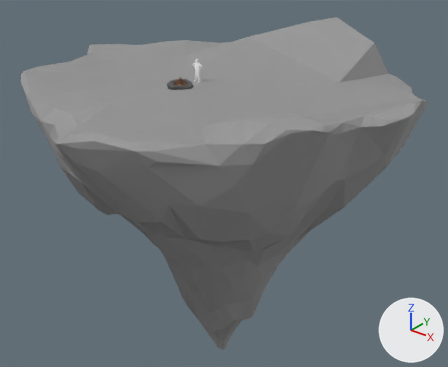
What one commit did to the glTF model pages/assets/gltf/FloatingRockScene.glb.
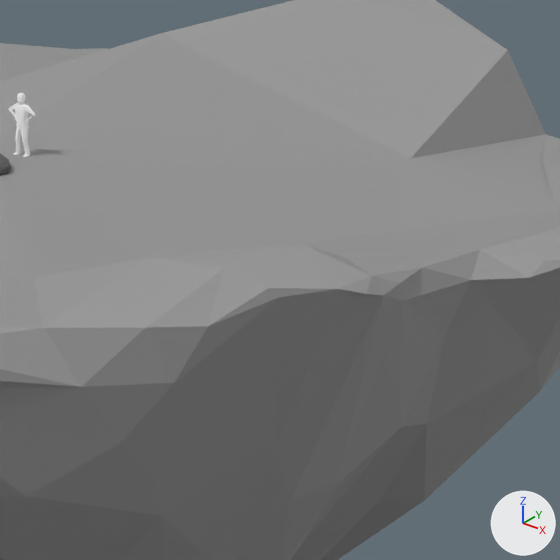
There are two pictures of each version: one whole from a 50 mm lens placed at (42.1, -53.7, 20.7), pointed at (-1.4, 0.6, -13.0), one close up on the part from 42% to 88% of the width and 7% to 62% of the height. The lights are fixed; the arrows at lower right show +X, +Y and +Z. Where no turn or scale is listed for an object, it has been applied to the vertices.

In view in the first close-up: 'Male_Standing_Hips', 'Terrain'.
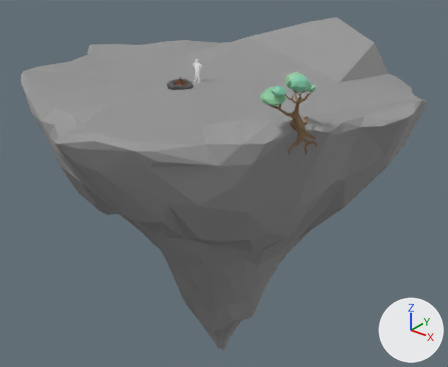
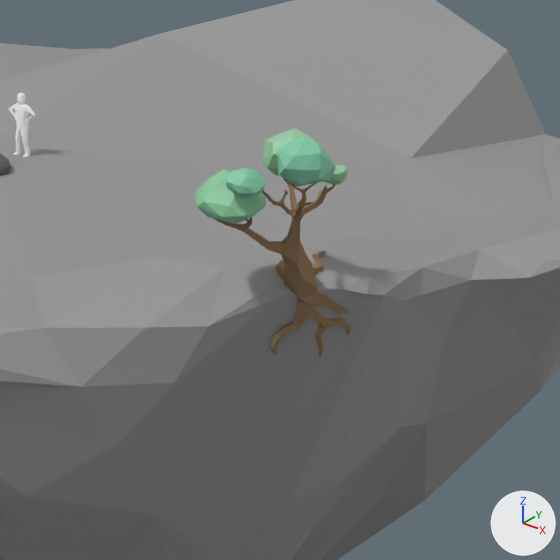
Pixel boxes [x1, y1, x2, y2] of what changed, in the close-ups (560 x 560 px):
'Plane', added (brown): after [215, 178, 351, 356]
'Icosphere', added (green): after [277, 137, 336, 187]
'Icosphere.001', added (green): after [194, 169, 267, 224]
'Icosphere.002', added (green): after [225, 168, 266, 198]
'Icosphere.003', added (green): after [262, 128, 324, 176]
'Icosphere.004', added: after [324, 165, 349, 185]

The change in detail:
Material 'Material.007' (mat_material_007) is new.
Its base color is (0.312, 0.599, 0.369) (green #98cba4).
Material 'Material' (mat_material) is new.
Its base color is (0.222, 0.599, 0.393) (green #82cba8).
Material 'Material.006' (mat_material_006) is new.
Its base color is (0.254, 0.599, 0.334) (green #8acb9c).
Material 'Wood2' (mat_wood2) is new.
Its base color is (0.282, 0.176, 0.0931) (brown #917456).
Its roughness is 1.0.
Mesh me_icosphere_006 is new.
It has 42 vertices, 80 faces and spans x -0.345..0.444, y -0.341..0.326, z -0.382..0.212.
It uses material mat_material_007 (green #98cba4).
Mesh me_icosphere_005 is new.
It has 42 vertices, 80 faces and spans x -0.89..0.99, y -0.96..0.84, z -0.93..0.57.
It uses material mat_material_007 (green #98cba4).
Mesh me_icosphere_004 is new.
It has 34 vertices, 64 faces and spans x -0.548..0.584, y -0.47..0.481, z -0.48..0.372.
It uses material mat_material (green #82cba8).
Mesh me_icosphere_003 is new.
It has 42 vertices, 80 faces and spans x -1.23..0.87, y -1.13..0.82, z -0.97..0.56.
It uses material mat_material_006 (green #8acb9c).
Mesh me_icosphere_002 is new.
It has 26 vertices, 48 faces and spans x 0.25..1.78, y -1.94..0.04, z -0.65..0.74.
It uses material mat_material (green #82cba8).
Mesh me_plane_001 is new.
It has 973 vertices, 1946 faces and spans x -2.28..1.01, y -1.61..2.66, z -4.3..2.18.
It uses material mat_wood2 (brown #917456).
Object 'Icosphere.004' (ob_icosphere_004) is new; it shows me_icosphere_006.
Its location is (17.83, -12.48, 6.18).
Object 'Icosphere.003' (ob_icosphere_003) is new; it shows me_icosphere_005.
Its location is (15.98, -11.9, 6.43).
Object 'Icosphere.002' (ob_icosphere_002) is new; it shows me_icosphere_004.
Its location is (16.08, -14.41, 6.02).
Object 'Icosphere.001' (ob_icosphere_001) is new; it shows me_icosphere_003.
Its location is (15.43, -13.76, 5.5).
Object 'Icosphere' (ob_icosphere) is new; it shows me_icosphere_002.
Its location is (16.65, -12.91, 6.72).
Object 'Plane' (ob_plane) is new; it shows me_plane_001.
Its location is (17.04, -12.84, 4.08).
